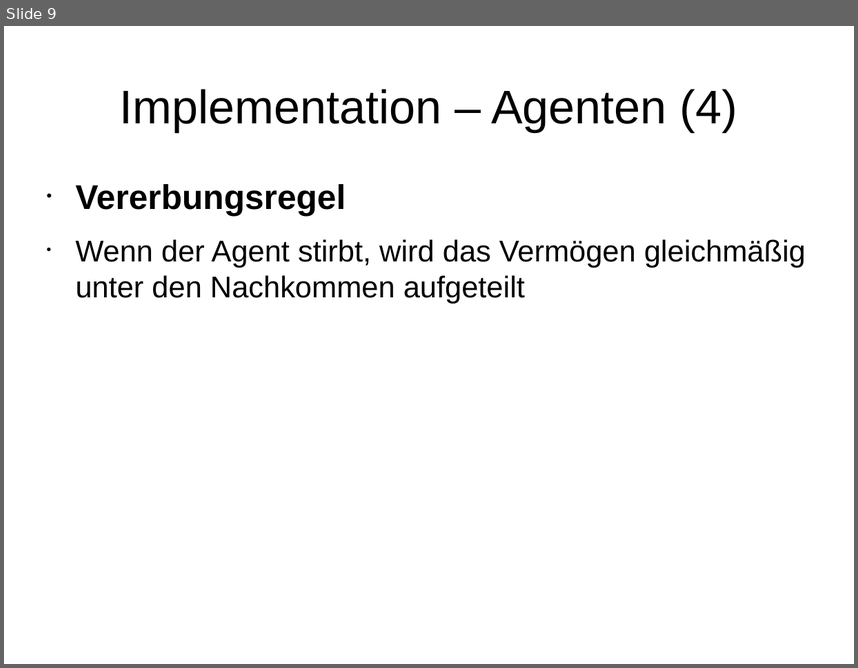
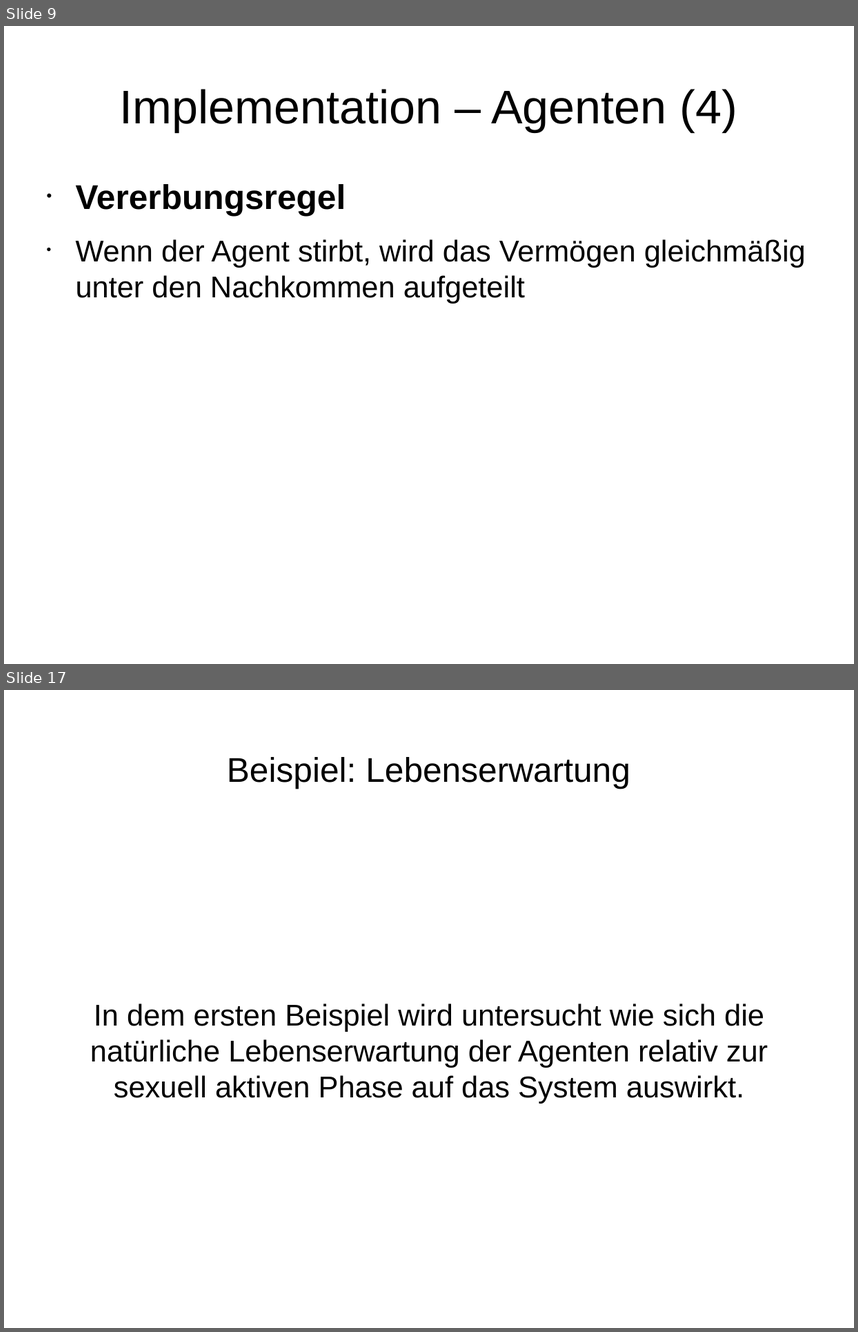
Before and after one commit to wsmirnow/Sugarscape, a slide deck: Presentation/Presentation.odp. Shown one above the other, each under a label of ours: slide 9 before the commit, slides 9 and 17 after it; the slides between them are not shown. The pictures are 858x668 and 858x1332 pixels, drawn with LibreOffice and Linux fonts; fonts in the diff are those of the drawing. Boxes give left, top, right and bottom in pixels: in the first picture for what was removed or moved away, otherwise in the second. Text is boxed around its words. In the diff, an @@ line names an element or a change of style, - is before the commit and + after.

```diff
--- a/Presentation/Presentation.odp
+++ b/Presentation/Presentation.odp
@@ slide 17 added at (4,690,854,1328), background #FFFFFF @@
@@ title added at (227,757,631,789), 32 pt, text #000000 @@
+Beispiel: Lebenserwartung
@@ subtitle added at (90,1003,768,1103), 28 pt, text #000000 @@
+In dem ersten Beispiel wird untersucht wie sich die natürliche Lebenserwartung der Agenten relativ zur sexuell aktiven Phase auf das System auswirkt.
```
Also in this commit, not shown: 9 other slides added.
